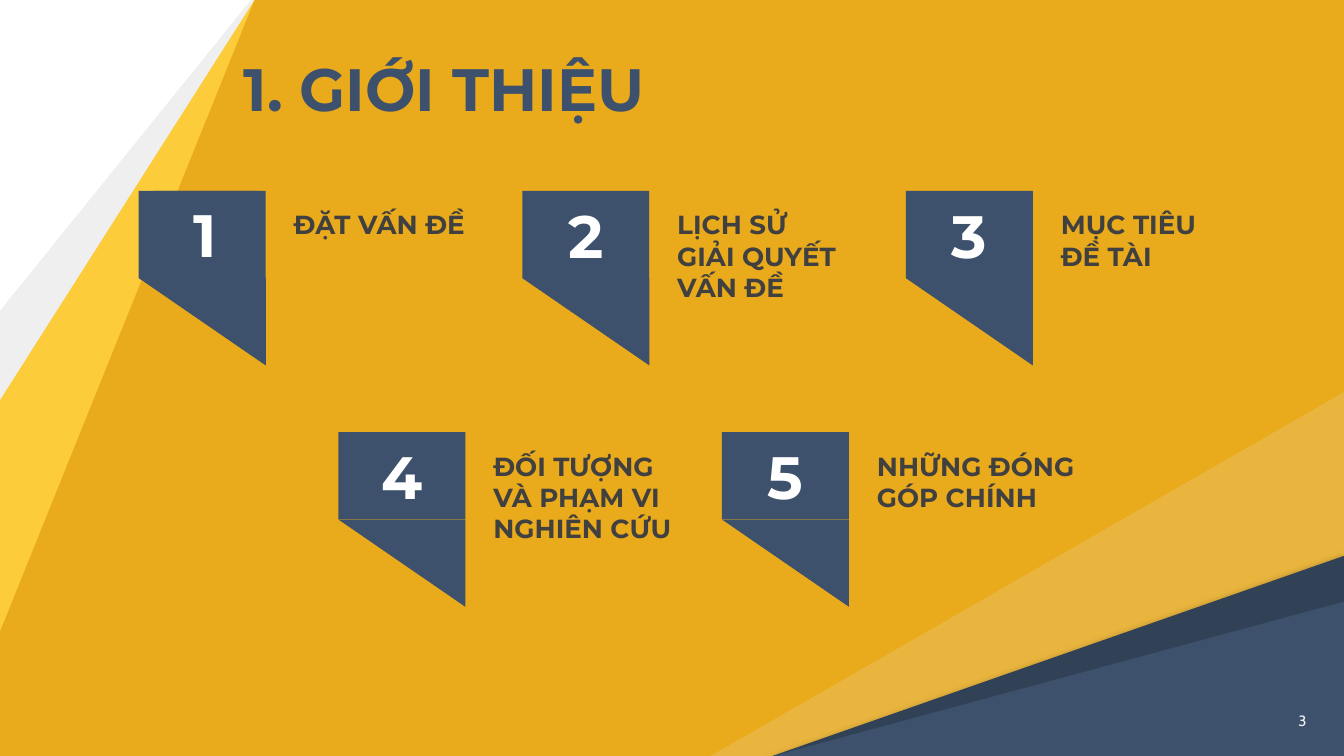
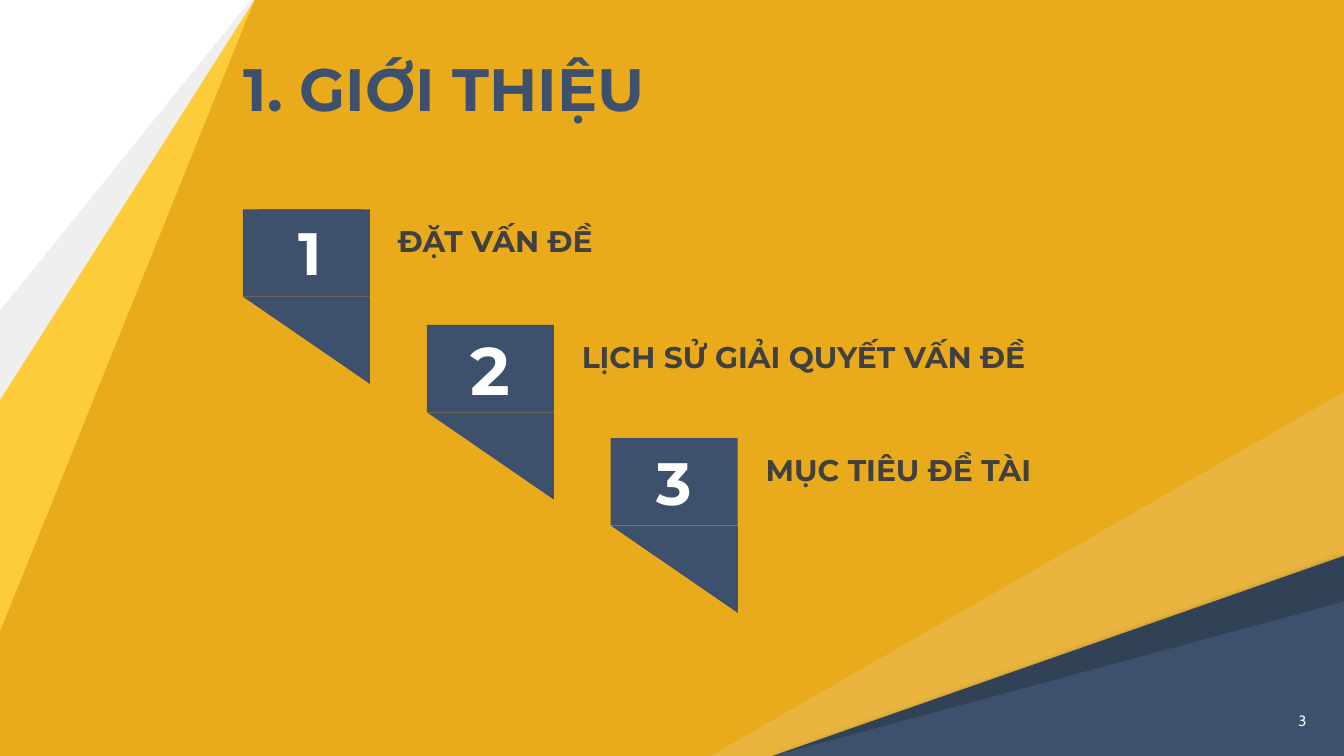
Before and after one commit to nghiale1/CongDongGiaSu, a slide deck: slide 3 of docs/thuyetTrinh_LeMinhNghia_B1605229.pptx. Drawn at 1344x756 pixels with LibreOffice and Linux fonts; fonts in the diff are those of the drawing. Boxes give left, top, right and bottom in pixels: in the first picture for what was removed or moved away, otherwise in the second. Text is boxed around its words. In the diff, an @@ line names an element or a change of style, - is before the commit and + after.

```diff
--- a/docs/thuyetTrinh_LeMinhNghia_B1605229.pptx
+++ b/docs/thuyetTrinh_LeMinhNghia_B1605229.pptx
@@ text "ĐẶT VẤN ĐỀ": place and size @@
-text "ĐẶT VẤN ĐỀ" at [294, 209, 464, 240]
+text "ĐẶT VẤN ĐỀ" at [398, 224, 593, 258]
@@ 1 text, 1 rectangle, 1 triangle: place and size @@
-1 text, 1 rectangle, 1 triangle at [138, 191, 265, 366]
+1 text, 1 rectangle, 1 triangle at [243, 210, 370, 384]
@@ triangle removed at [523, 278, 649, 366] @@
@@ triangle removed at [906, 278, 1032, 366] @@
@@ rectangle "2": place and size @@
-rectangle "2" at [523, 191, 649, 278]
+rectangle "2" at [427, 325, 554, 413]
@@ rectangle "2" at [427, 325, 554, 413]: size 32 to 36 pt @@
@@ text "LỊCH SỬ GIẢI QUYẾT VẤN ...": place and size @@
-text "LỊCH SỬ GIẢI QUYẾT VẤN ..." at [677, 209, 836, 297]
+text "LỊCH SỬ GIẢI QUYẾT VẤN ..." at [582, 339, 1025, 374]
@@ triangle: place and size @@
-triangle at [339, 520, 465, 607]
+triangle at [427, 413, 554, 500]
@@ rectangle removed at [339, 433, 465, 520] @@
-4
@@ rectangle "3": place and size @@
-rectangle "3" at [906, 191, 1032, 278]
+rectangle "3" at [610, 438, 737, 526]
@@ rectangle removed at [722, 433, 848, 520] @@
-5
@@ size 14 to 16 pt in 3 elements at [398, 224, 593, 258], [582, 339, 1025, 374], [766, 453, 1031, 487] @@
@@ text "MỤC TIÊU ĐỀ TÀI": place and size @@
-text "MỤC TIÊU ĐỀ TÀI" at [1061, 210, 1196, 266]
+text "MỤC TIÊU ĐỀ TÀI" at [766, 453, 1031, 487]
@@ text removed at [493, 450, 671, 539] @@
-ĐỐI TƯỢNG VÀ PHẠM VI NGHIÊN CỨU
@@ text removed at [877, 452, 1074, 508] @@
-NHỮNG ĐÓNG GÓP CHÍNH
@@ triangle: place and size @@
-triangle at [722, 520, 848, 607]
+triangle at [610, 526, 737, 613]
```
Also in this commit, not shown: 19 other slides changed, 7 slides added, 2 slides removed, 34 other files.
